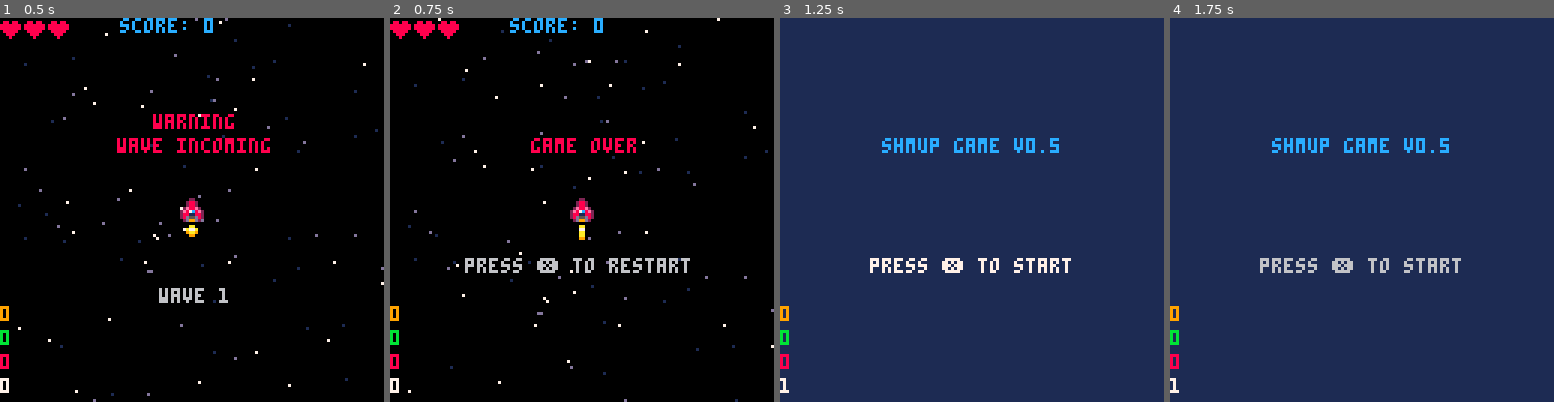
Above: before the commit, frames 1-4 (left to right).
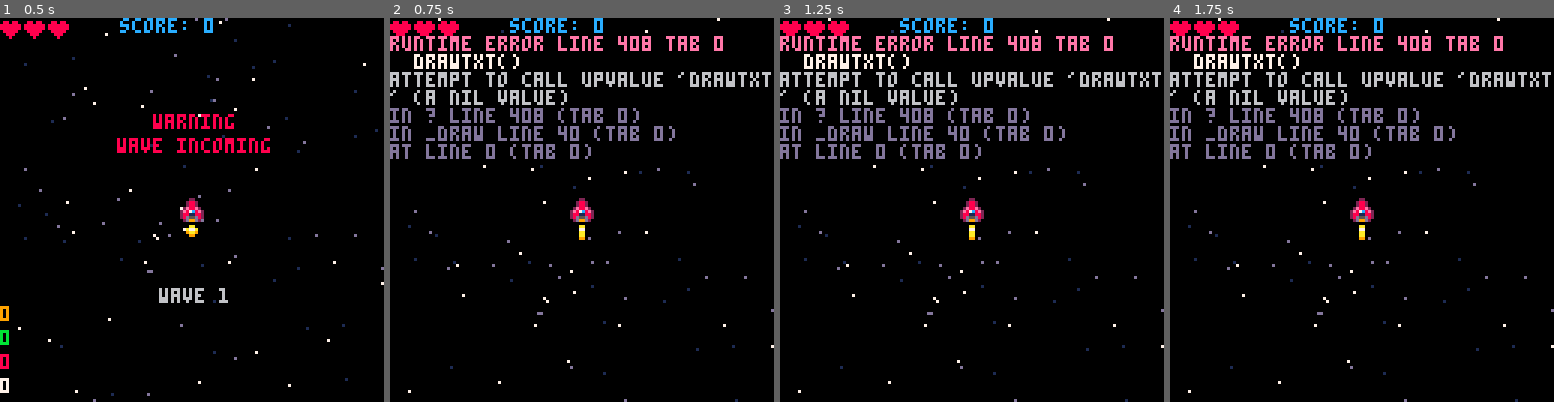
Above: after the commit, the same moments.

Repository: sirchras/p8-shmup
Game: PICO-8 cartridge shmup.p8
The game is run twice, just before and just after one commit, with the same random seed, the same clock (stepped at 60 frames per second) and the same inputs.
Inputs:
- Up to frame 1 (0.5 s): tap X (X key) at 0.33 s
- Up to frame 2 (0.75 s): tap O (Z key) at 0.7 s
- Up to frame 3 (1.25 s): tap X (X key) at 1.07 s
- Up to frame 4 (1.75 s): hold Right from 1.6 s (still down); tap O (Z key) at 1.7 s

Frame 1 is identical in both runs. In frame 2, 8.7% of the frame differs, in the area x 0-100%, y 4-98%; in frame 3, 100%, in the area x 0-100%, y 0-100%; in frame 4, 100%.
Error after the commit: runtime error line 408 tab 0; drawtxt(); attempt to call upvalue 'drawtxt' (a nil value)

Commit message:
update game over screen

Diff:
--- a/shmup.p8
+++ b/shmup.p8
@@ -159,7 +159,14 @@
 	if #enemies==0 and wvt==0 then
 		wave+=1
 		--check if defeated all waves?
-		wvt=60
+		if wave>4 then
+			if not isstatetrans() then
+				--don't like how nested it is
+				gameover(true)
+			end
+		else
+			wvt=60
+		end
 	end
 	--test, remove later
 	if (btnp(🅾️)) setstate("over") wvt=0
@@ -372,33 +379,47 @@
 end
 -->8
 --over state
-function gameover()
-	--set state, play music
-	setstate("over",30)
---	setstate("over")
-	music(6)
-	setbtnpdelay()
-end
-
-function update_over()
-	--anim any remaining ptc
-	for ptc in all(pfx) do
-		ptc:update()
-	end
-	if btnp(❎) then
-		--start game
---		startgame()
-		startscrn()
-	end
-end
-
 do
+	local drawtxt,drawwin,drawlose
+	function gameover(win)
+		--set state
+		setstate("over",30)
+		drawtxt=win and drawwin
+			or drawlose
+--		setstate("over")
+		--play music
+		music(win and 0 or 6)
+		--set btnp delay
+		setbtnpdelay()
+	end
+
+	function update_over()
+		--anim any remaining ptc
+		for ptc in all(pfx) do
+			ptc:update()
+		end
+		if btnp(❎) then
+			--start game
+	--		startgame()
+			startscrn()
+		end
+	end
+
 	local blnk=blink(6,7)
 	function draw_over()
 		draw_game() --draw game in bg
-		print("game over",47,40,8)
+		drawtxt()
 		print("press ❎ to restart",
 			25,80,blnk())
+	end
+
+	--drawtxt
+	drawwin=function()
+		print("congratulations",35,
+			40,12)
+	end
+	drawlose=function()
+		print("game over",47,40,8)
 	end
 end
 -->8
